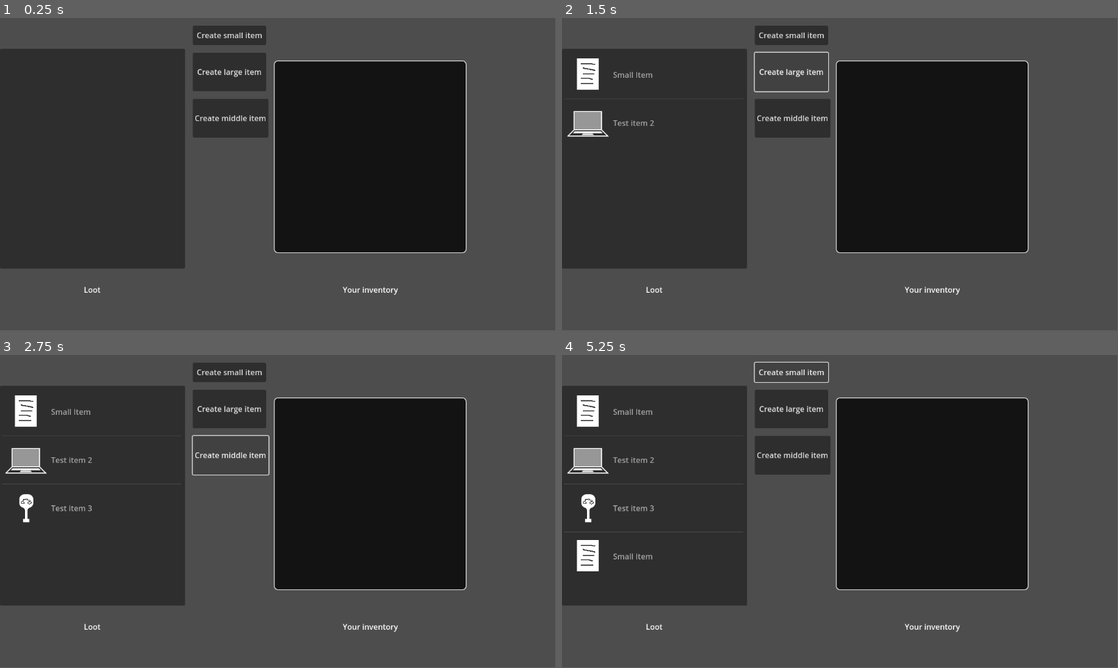
Above: before the commit, frames 1-4 (two rows, left to right).
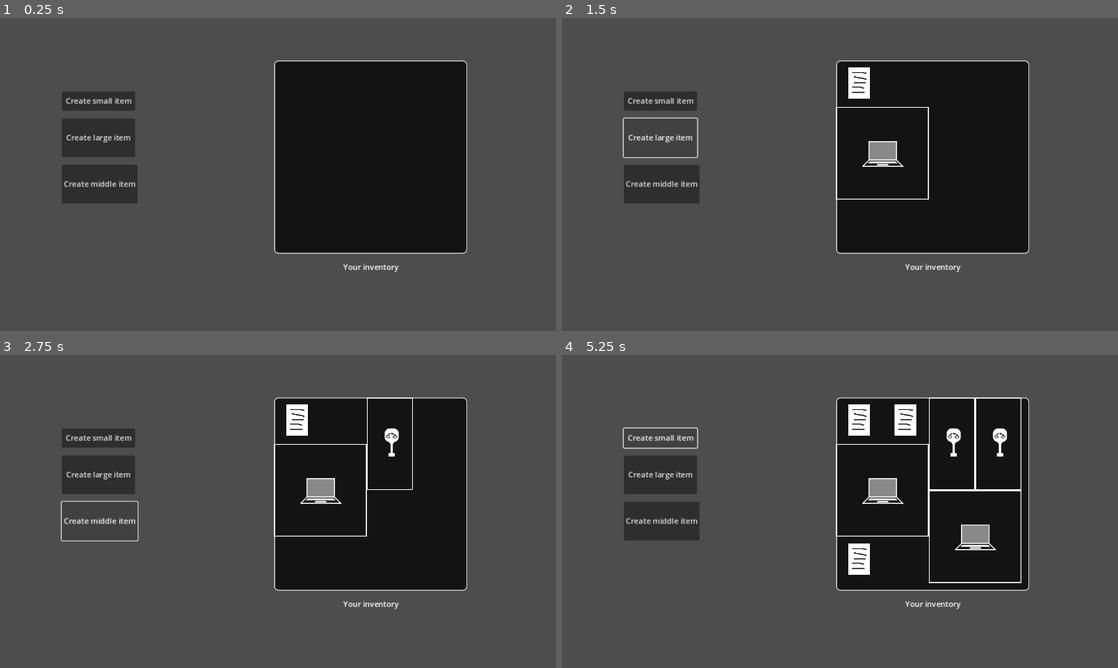
Above: after the commit, the same moments.

Repository: Yni-Viar/godot-scalable-inventory
Game: Godot game, scene res://InventorySystem/StorageInventory/InventorySpace.tscn
The game is run twice, just before and just after one commit, with the same random seed, the same clock (stepped at 60 frames per second) and the same inputs.
Inputs:
- Up to frame 1 (0.25 s): no input
- Up to frame 2 (1.5 s): click "Create small item" at 0.5 s; click "Create large item" at 1.25 s
- Up to frame 3 (2.75 s): click "Create middle item" at 2 s
- Up to frame 4 (5.25 s): click "Create small item" at 2.75 s; click "Create large item" at 3.5 s; click "Create middle item" at 4.25 s; click "Create small item" at 5 s
In our replay, the window is 799x449 before the commit and 800x450 after it. These sizes can differ from the game's own. Grey fills any space a smaller window leaves; there, only what the larger window draws over its background counts as a difference.

The runs differ from the first frame. In frame 1, 24% of the frame differs, in the area x 0-84%, y 2-89%; in frame 2, 24%; in frame 3, 24%; in frame 4, 26%.

Commit message:
Scalable inventory V2 Update
Perfect inventory, no spaghetti code!

Diff:
--- a/src/InventorySystem/MiniInventory/Inventory.gd
+++ /dev/null
@@ -1,58 +0,0 @@
-extends Node
-## Simple inventory
-## Created by Yni, licensed under CC0
-class_name Inventory
-
-signal update_inventory
-## Where the items are contained
-@export var inventory_storage: Array[Item] = []
-## Inventory size
-@export var size: int:
-	set(val):
-		size = val
-		inventory_storage.clear()
-		if val > 1:
-			for i in range(size):
-				inventory_storage.append(null)
-
-# Called when the node enters the scene tree for the first time.
-func _ready() -> void:
-	size = get_parent().max_items_outside_inventory
-
-
-# Called every frame. 'delta' is the elapsed time since the previous frame.
-func _process(delta: float) -> void:
-	pass
-
-## Adds item as last
-func add_item(item: Item) -> bool:
-	for i in range(size):
-		if inventory_storage[i] != null:
-			continue
-		else:
-			inventory_storage[i] = item
-			update_inventory.emit()
-			return true
-	printerr("The max item limit is reached")
-	return false
-## Sets item by id
-func set_item(id: int, item: Item) -> bool:
-	if id > size || id < 0:
-		printerr("Value not valid")
-		return false
-	inventory_storage[id] = item
-	update_inventory.emit()
-	return true
-## Finds and removes item.
-func remove_item(id: int, drop: bool) -> void:
-	#if drop:
-		#get_tree().root.get_node("Game/Items").object_spawner(inventory_storage[id], get_parent().global_position)
-	inventory_storage.pop_at(id)
-	inventory_storage.append(null)
-	update_inventory.emit()
-## Finds item by name
-func find_item(item_name: String) -> Item:
-	for inv in inventory_storage:
-		if inv.name == item_name:
-			return inv
-	return null
--- a/src/InventorySystem/MiniInventory/InventoryUI.gd
+++ /dev/null
@@ -1,114 +0,0 @@
-extends ItemList
-## Inventory UI
-## Created by Yni, licensed under CC0
-
-var interact_busy: bool = false
-var inv: Inventory
-var using_index: int = -1
-	#set(val):
-		#get_parent().get_node("UseItem").disabled = (val == -1)
-		#get_parent().get_node("RemoveItem").disabled = (val == -1)
-		#using_index = val
-
-# Called when the node enters the scene tree for the first time.
-func _ready() -> void:
-	pass # Replace with function body.
-
-
-# Called every frame. 'delta' is the elapsed time since the previous frame.
-func _process(delta: float) -> void:
-	pass
-
-## Updates item list, by removing previous content, and ading new.
-## Do NOT call this in process - it may cause lag.
-func update_inventory(inventory: Inventory):
-	clear()
-	inv = inventory
-	for inv in inventory.inventory_storage:
-		if inv != null:
-			add_item(inv.name, inv.texture_slot, true)
-
-
-func _on_item_clicked(index: int, at_position: Vector2, mouse_button_index: int) -> void:
-	using_index = index
-
-	# Example code from SCP: Containing Procedures
-	#var pickable_path: String = inv.inventory_storage[using_index].pickable_path
-	#var puppet_mesh = inv.get_parent().get_node("Puppet")
-	#puppet_mesh.secondary_state = puppet_mesh.SecondaryState.ITEM
-	#if puppet_mesh.get_node_or_null(puppet_mesh.armature_name + "/Skeleton3D/ItemAttachment/Marker3D") != null:
-		#var puppet_hand: Marker3D = puppet_mesh.get_node(puppet_mesh.armature_name + "/Skeleton3D/ItemAttachment/Marker3D")
-		#if puppet_hand.get_children().size() > 0:
-			#for item in puppet_hand.get_children():
-				#item.queue_free()
-		#var pickable: ItemPickable = load(pickable_path).instantiate()
-		#pickable.freeze = true
-		#puppet_mesh.get_node(puppet_mesh.armature_name + "/Skeleton3D/ItemAttachment/Marker3D").add_child(pickable)
-
-## Sample interact with Tileable inventory
-func _on_item_activated(index: int) -> void:
-	var item: InventorySlot = get_parent().add_item(inv.inventory_storage[index].id)
-	var inv_panel: InventorySpace = get_parent().get_node("InventoryPanel")
-	for i in range(inv_panel.max_items.x):
-		for j in range(inv_panel.max_items.y):
-			if get_parent().item_move(item, Vector2(get_parent().tile_size.x * i + 8, get_parent().tile_size.y * j + 8)):
-				get_parent().get_node("TileInventory").remove_item(index, false)
-				return
-	item.queue_free()
-
-
-#func _on_use_item_button_down() -> void:
-	#if !interact_busy && using_index != -1:
-		#interact_busy = true
-		#match inv.inventory_storage[using_index].usage:
-			#0:
-				#Only use, not remove
-				#use_or_remove(1)
-			#1:
-				# Use AND remove
-				#use_or_remove(2)
-			#2:
-				# Use and drop
-				#use_or_remove(3)
-
-
-#func _on_remove_item_button_down() -> void:
-	#if !interact_busy && using_index != -1:
-		#interact_busy = true
-		# Only remove, not use
-		#use_or_remove(0)
-
-#func _on_button_up() -> void:
-	#interact_busy = false
-
-# usage: 0 is "remove", 1 is "use", 2 is "use and remove", 3 is "use and drop"
-# Example code from SCP: Containing Procedures
-#func use_or_remove(usage: int):
-	#var pickable_path: String = inv.inventory_storage[using_index].pickable_path
-	#var pickable: ItemPickable
-	#if usage == 3: # Drop item and use them
-		#pickable = load(pickable_path).instantiate()
-		#pickable.freeze = false
-		#pickable.position = inv.get_parent().global_position
-		#get_tree().root.get_node("Game/Items").add_child(pickable)
-		#pickable.call("use", inv.get_parent(), inv.get_parent())
-	#var puppet_mesh = inv.get_parent().get_node("Puppet")
-	#if puppet_mesh.get_node_or_null(puppet_mesh.armature_name + "/Skeleton3D/ItemAttachment/Marker3D") != null:
-		#var puppet_hand: Marker3D = puppet_mesh.get_node(puppet_mesh.armature_name + "/Skeleton3D/ItemAttachment/Marker3D")
-		#if puppet_hand.get_children().size() > 0:
-			#if usage == 1 || usage == 2: # Use item, while holding in hand
-				#pickable = puppet_hand.get_child(0)
-				#pickable.call("use", inv.get_parent(), inv.get_parent())
-			#if usage != 1:
-				#for item in puppet_hand.get_children():
-					#item.queue_free()
-	#if usage == 0 || usage == 2 || usage == 3: #Remove the item from the inventory
-		#if usage == 0:
-			#inv.remove_item(using_index, true)
-		#else:
-			#inv.remove_item(using_index, false)
-		#update_inventory(inv)
-
-
-func _on_inventory_update_inventory() -> void:
-	update_inventory(get_parent().get_node("TileInventory"))
--- a/src/InventorySystem/StorageInventory/InventoryManagement.gd
+++ b/src/InventorySystem/StorageInventory/InventoryManagement.gd
@@ -16,8 +16,6 @@
 @export var max_items_outside_inventory = 4
 ## Path to item DB (replace with your own value)
 var item_res_path: ItemRes
-## Counts items outside inventory
-var item_counter: int = 0
 ## Items array
 var items_array: Array[TextureRect] = []
 ## Item is selected check
@@ -39,20 +37,25 @@
 
 #@rpc("any_peer", "call_local")
 ## Adds item to loot storage
-func add_item(item_id: int) -> InventorySlot:
-	if item_counter >= max_items_outside_inventory:
-		return
-	else:
-		item_counter += 1
+func add_item(item_id: int) -> void:
 	var item: Item = item_res_path.items[item_id]
 	var item_prefab: InventorySlot = InventorySlot.new()
+	# Temp position
 	item_prefab.global_position = Vector2(-16, -16)
 	item_prefab.item_id = item.id
 	item_prefab.texture = item.texture_tiled
 	item_prefab.mouse_filter = Control.MOUSE_FILTER_STOP
 	item_prefab.connect("gui_input", Callable(self, "on_gui_input").bind(item_prefab))
-	add_child(item_prefab, true)
-	return item_prefab
+	$InventoryPanel.add_child(item_prefab, true)
+	# Place item in prefab
+	for i in range($InventoryPanel.max_items.x):
+		for j in range($InventoryPanel.max_items.y):
+			if item_move(item_prefab, Vector2(tile_size.x * i + 8, tile_size.y * j + 8)):
+				return
+	# If there is no place - no item will be picked
+	item_prefab.queue_free()
+
+
 ## Handles selecting and removing items
 func on_gui_input(event: InputEvent, prefab: InventorySlot):
 	if event.is_action_pressed("inventory_select"):
@@ -85,17 +88,19 @@
 ## Moves item to the inventory or change position inside inventory.
 func item_move(item: InventorySlot, pos: Vector2) -> bool:
 	var status: bool = true
-	item.position = ($InventoryPanel.global_position + pos).snapped(tile_size)
-	if !$InventoryPanel.get_rect().intersection(item.get_rect()) == item.get_rect():
+	item.position = pos.snapped(tile_size)
+	# If item outside inventory borders - reset to initial position
+	if !$InventoryPanel.get_rect().intersection(item.get_global_rect()) == item.get_global_rect():
 		item.position = item_prev_position
 		status = false
+	# If item intersets with items - reset to initial position
 	for item_check in items_array:
 		if item_check.name != item.name:
 			if item_check.get_rect().intersects(item.get_rect()):
 				item.position = item_prev_position
 				status = false
+	# Add item signal
 	if item.first_start && status:
-		item_counter -= 1
 		items_array.append(item)
 		item_added.emit(item.item_id)
 		item.first_start = false
--- a/src/InventorySystem/StorageInventory/InventorySpace.tscn
+++ b/src/InventorySystem/StorageInventory/InventorySpace.tscn
@@ -1,10 +1,8 @@
-[gd_scene load_steps=7 format=3 uid="uid://de8sgghqvldw3"]
+[gd_scene load_steps=5 format=3 uid="uid://de8sgghqvldw3"]
 
 [ext_resource type="Script" path="res://InventorySystem/StorageInventory/InventoryManagement.gd" id="1_ofdvd"]
 [ext_resource type="Script" path="res://InventorySystem/StorageInventory/InventorySpace.gd" id="2_5nrmb"]
 [ext_resource type="Script" path="res://InventorySystem/Test.gd" id="3_cxk41"]
-[ext_resource type="Script" path="res://InventorySystem/MiniInventory/InventoryUI.gd" id="4_4f5k2"]
-[ext_resource type="Script" path="res://InventorySystem/MiniInventory/Inventory.gd" id="5_7m7qb"]
 
 [sub_resource type="StyleBoxFlat" id="StyleBoxFlat_5oml0"]
 bg_color = Color(0, 0, 0, 0.752941)
@@ -30,14 +28,14 @@
 [node name="InventoryPanel" type="Panel" parent="."]
 layout_mode = 1
 anchors_preset = -1
-anchor_left = 0.667
-anchor_top = 0.444
-anchor_right = 0.667
-anchor_bottom = 0.444
-offset_left = -200.384
-offset_top = -199.712
-offset_right = 199.616
-offset_bottom = 200.288
+anchor_left = 0.493
+anchor_top = 0.136
+anchor_right = 0.84
+anchor_bottom = 0.753
+offset_left = 0.0639648
+offset_top = -0.128006
+offset_right = 0.319946
+offset_bottom = 0.0559998
 grow_horizontal = 2
 grow_vertical = 2
 theme_override_styles/panel = SubResource("StyleBoxFlat_5oml0")
@@ -51,28 +49,12 @@
 anchor_right = 0.667
 anchor_bottom = 0.87
 offset_left = -64.384
-offset_top = -11.7601
+offset_top = -59.76
 offset_right = 64.616
-offset_bottom = 11.2399
+offset_bottom = -36.76
 grow_horizontal = 2
 grow_vertical = 2
 text = "Your inventory"
-horizontal_alignment = 1
-
-[node name="Label2" type="Label" parent="."]
-layout_mode = 1
-anchors_preset = -1
-anchor_left = 0.167
-anchor_top = 0.87
-anchor_right = 0.167
-anchor_bottom = 0.87
-offset_left = -64.384
-offset_top = -11.7601
-offset_right = 63.616
-offset_bottom = 12.2399
-grow_horizontal = 2
-grow_vertical = 2
-text = "Loot"
 horizontal_alignment = 1
 
 [node name="Button" type="Button" parent="."]
@@ -82,10 +64,10 @@
 anchor_top = 0.056
 anchor_right = 0.413
 anchor_bottom = 0.056
-offset_left = -75.776
-offset_top = -20.288
-offset_right = 76.224
-offset_bottom = 19.712
+offset_left = -347.776
+offset_top = 115.712
+offset_right = -195.776
+offset_bottom = 155.712
 text = "Create small item"
 script = ExtResource("3_cxk41")
 
@@ -96,10 +78,10 @@
 anchor_top = 0.173
 anchor_right = 0.413
 anchor_bottom = 0.173
-offset_left = -75.776
-offset_top = -40.104
-offset_right = 76.224
-offset_bottom = 39.896
+offset_left = -347.776
+offset_top = 95.896
+offset_right = -195.776
+offset_bottom = 175.896
 text = "Create large item"
 script = ExtResource("3_cxk41")
 item_index = 1
@@ -111,33 +93,14 @@
 anchor_top = 0.321
 anchor_right = 0.417
 anchor_bottom = 0.321
-offset_left = -80.384
-offset_top = -40.008
-offset_right = 76.616
-offset_bottom = 39.992
+offset_left = -352.384
+offset_top = 95.992
+offset_right = -195.384
+offset_bottom = 175.992
 text = "Create middle item"
 script = ExtResource("3_cxk41")
 item_index = 2
 
-[node name="ItemList" type="ItemList" parent="."]
-layout_mode = 1
-anchors_preset = -1
-anchor_left = 0.167
-anchor_top = 0.451
-anchor_right = 0.167
-anchor_bottom = 0.451
-offset_left = -192.384
-offset_top = -228.248
-offset_right = 191.616
-offset_bottom = 227.752
-script = ExtResource("4_4f5k2")
-
-[node name="TileInventory" type="Node" parent="."]
-script = ExtResource("5_7m7qb")
-
 [connection signal="pressed" from="Button" to="Button" method="_on_pressed"]
 [connection signal="pressed" from="Button2" to="Button2" method="_on_pressed"]
 [connection signal="pressed" from="Button3" to="Button3" method="_on_pressed"]
-[connection signal="item_activated" from="ItemList" to="ItemList" method="_on_item_activated"]
-[connection signal="item_clicked" from="ItemList" to="ItemList" method="_on_item_clicked"]
-[connection signal="update_inventory" from="TileInventory" to="ItemList" method="_on_inventory_update_inventory"]
--- a/src/InventorySystem/Test.gd
+++ b/src/InventorySystem/Test.gd
@@ -4,4 +4,4 @@
 @export var item_index: int = 0
 
 func _on_pressed():
-	get_parent().get_node("TileInventory").add_item(get_parent().item_res_path.items[item_index])
+	get_parent().add_item(item_index)
--- a/src/project.godot
+++ b/src/project.godot
@@ -15,6 +15,11 @@
 run/main_scene="res://InventorySystem/StorageInventory/InventorySpace.tscn"
 config/features=PackedStringArray("4.3", "GL Compatibility")
 config/icon="res://icon.png"
+
+[display]
+
+window/stretch/mode="canvas_items"
+window/stretch/aspect="expand"
 
 [file_customization]
 
Not shown, removed: src/InventorySystem/MiniInventory/LICENSE
